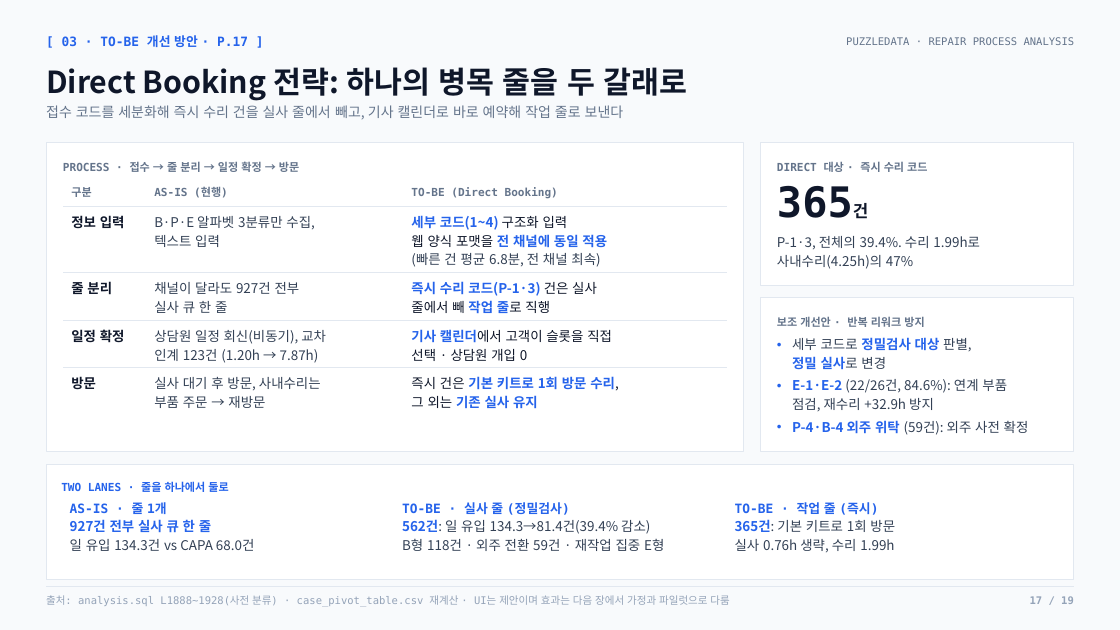
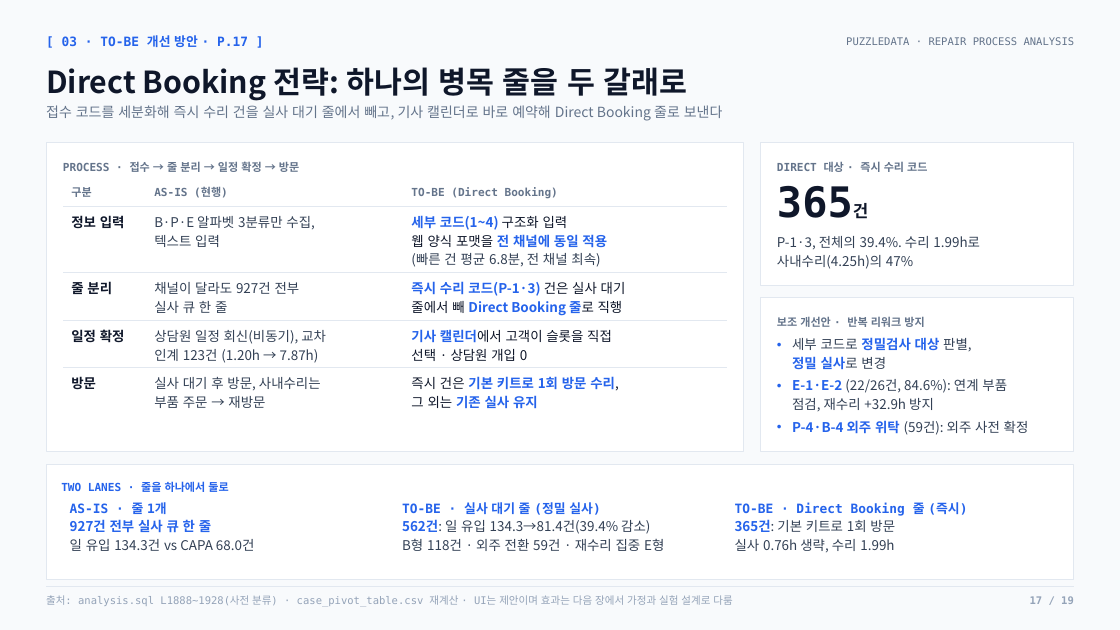
Before and after one commit to nus1245/puzzle_data, a slide deck: slide 17 of outputs/pptx/puzzledata_repair_report.pptx. Drawn at 1120x630 pixels with LibreOffice and Linux fonts; fonts in the diff are those of the drawing. Boxes give left, top, right and bottom in pixels: in the first picture for what was removed or moved away, otherwise in the second. Text is boxed around its words. In the diff, an @@ line names an element or a change of style, - is before the commit and + after.

```diff
--- a/outputs/pptx/puzzledata_repair_report.pptx
+++ b/outputs/pptx/puzzledata_repair_report.pptx
@@ text at (46, 105, 723, 121): text changed @@
-접수 코드를 세분화해 즉시 수리 건을 실사 줄에서 빼고, 기사 캘린더로 바로 예약해 작업 줄로 보낸다
+접수 코드를 세분화해 즉시 수리 건을 실사 대기 줄에서 빼고, 기사 캘린더로 바로 예약해 Direct Booking 줄로 보낸다
@@ text at (411, 281, 626, 316): text changed @@
-즉시 수리 코드(P-1·3) 건은 실사
-줄에서 빼 작업 줄로 직행
+즉시 수리 코드(P-1·3) 건은 실사 대기
+줄에서 빼 Direct Booking 줄로 직행
@@ text at (402, 502, 600, 515): text changed @@
-TO-BE · 실사 줄 (정밀검사)
+TO-BE · 실사 대기 줄 (정밀 실사)
@@ text at (735, 502, 967, 516): text changed @@
-TO-BE · 작업 줄 (즉시)
+TO-BE · Direct Booking 줄 (즉시)
@@ text at (402, 539, 664, 551): text changed @@
-B형 118건 · 외주 전환 59건 · 재작업 집중 E형
+B형 118건 · 외주 전환 59건 · 재수리 집중 E형
@@ text at (46, 595, 732, 607): text changed @@
-출처: analysis.sql L1888~1928(사전 분류) · case_pivot_table.csv 재계산 · UI는 제안이며 효과는 다음 장에서 가정과 파일럿으로 다룸
+출처: analysis.sql L1888~1928(사전 분류) · case_pivot_table.csv 재계산 · UI는 제안이며 효과는 다음 장에서 가정과 실험 설계로 다룸
```
Also in this commit, not shown: 3 other slides changed, 3 other files.
